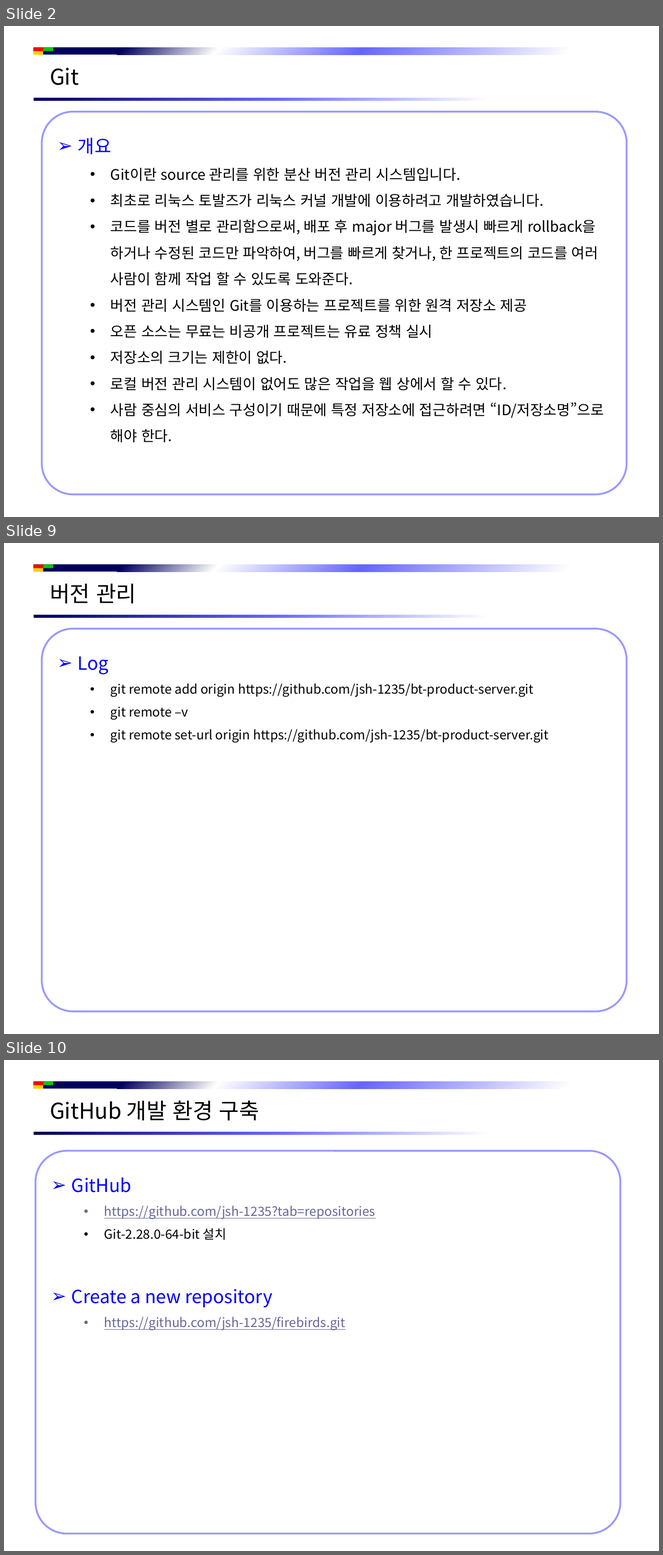
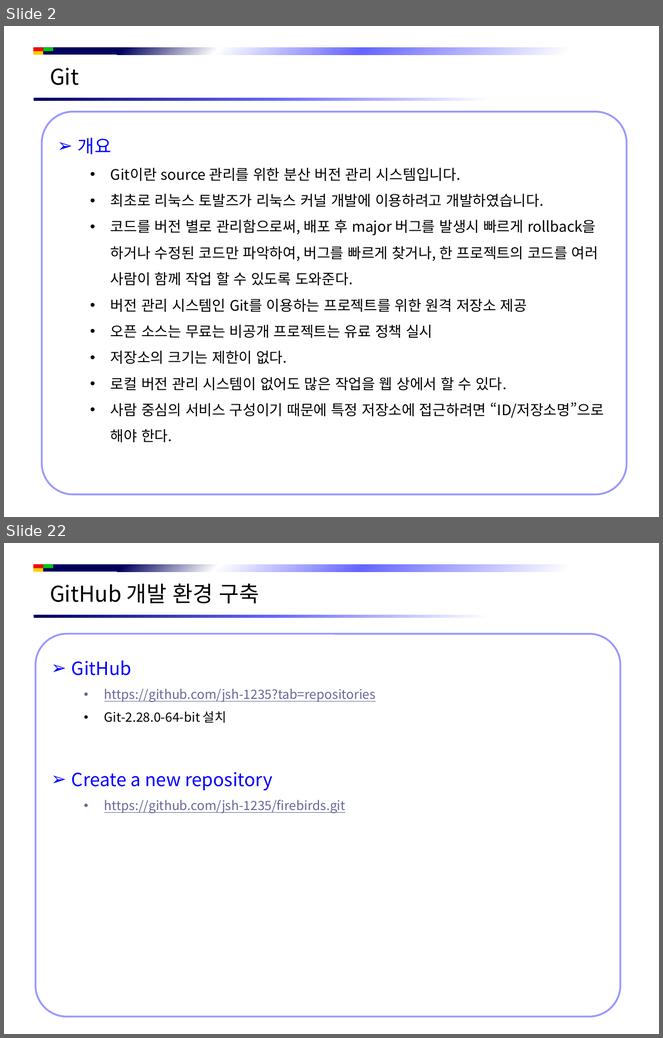
Before and after one commit to jsh-1235/Document, a slide deck: Git/Git 시작하기.pptx. Shown one above the other, each under a label of ours: slides 2, 9 and 10 before the commit, slides 2 and 22 after it; the slides between them are not shown. The pictures are 663x1555 and 663x1038 pixels, drawn with LibreOffice and Linux fonts; fonts in the diff are those of the drawing; background and template pictures are left out. Boxes give left, top, right and bottom in pixels: in the first picture for what was removed or moved away, otherwise in the second. Text is boxed around its words. In the diff, an @@ line names an element or a change of style, - is before the commit and + after.

```diff
--- a/Git/Git 시작하기.pptx
+++ b/Git/Git 시작하기.pptx
@@ slide 9 removed at bbox=[4, 543, 659, 1034], background #FFFFFF; not listed: 5 template elements that a slide beside it also shows @@
@@ text removed at bbox=[50, 584, 136, 604] @@
-버전 관리
@@ rounded rectangle removed at bbox=[42, 629, 627, 1012] @@
-➢ Log
-  • git remote add origin https://github.com/jsh-1235/bt-product-server.git
-  • git remote –v
-  • git remote set-url origin https://github.com/jsh-1235/bt-product-server.git
@@ what was slide 10 is now slide 22 @@
```
Also in this commit, not shown: 8 slides changed, 12 slides added.
